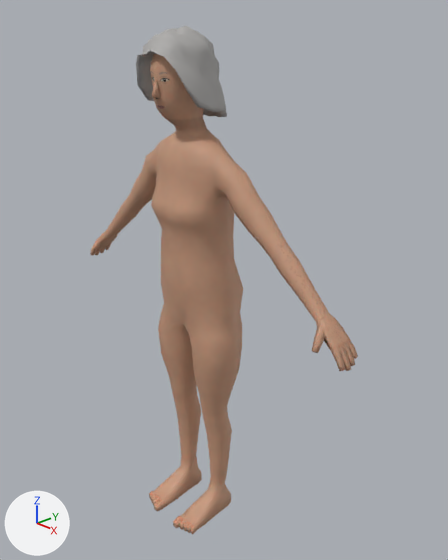
Renders of the Blender file assets/models/human_elder_female/human_elder_female.blend from each side of a commit.
Rendered twice from a 50 mm lens placed at (1.37, -1.18, 1.597), pointed at (0.047, 0.062, 0.848). The axes (+X, +Y, +Z) are drawn at lower left. The lights are the same throughout. The first picture is the older version.

The first picture shows 'Body', 'Hair_curly_grey'.
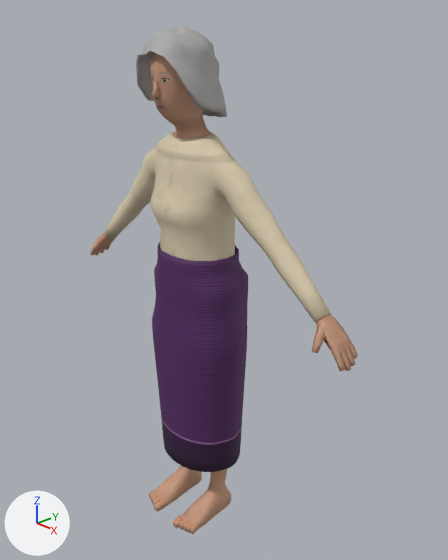
Diff of the bpy script that builds the scene:
```diff
--- a/assets/models/human_elder_female/human_elder_female.blend.py
+++ b/assets/models/human_elder_female/human_elder_female.blend.py
@@ img_sin_purple_roughness_png @@
+img_sin_purple_roughness_png = load_image('sin_purple_Roughness.png', '../clothes_tex/sin_purple_Roughness.png', 512, 512, 'Non-Color')
@@ img_sin_purple_normal_png @@
+img_sin_purple_normal_png = load_image('sin_purple_Normal.png', '../clothes_tex/sin_purple_Normal.png', 512, 512, 'Non-Color')
@@ img_sin_purple_color_png @@
+img_sin_purple_color_png = load_image('sin_purple_Color.png', '../clothes_tex/sin_purple_Color.png', 512, 512, 'sRGB')
@@ img_human_elder_female_blouse_sin_color_png @@
+img_human_elder_female_blouse_sin_color_png = load_image('human_elder_female_blouse_sin_Color.png', 'human_elder_female_blouse_sin_Color.png', 1024, 1024, 'sRGB')
@@ img_human_elder_female_blouse_sin_roughness_png @@
+img_human_elder_female_blouse_sin_roughness_png = load_image('human_elder_female_blouse_sin_Roughness.png', 'human_elder_female_blouse_sin_Roughness.png', 1024, 1024, 'Non-Color')
@@ img_human_elder_female_blouse_sin_normal_png @@
+img_human_elder_female_blouse_sin_normal_png = load_image('human_elder_female_blouse_sin_Normal.png', 'human_elder_female_blouse_sin_Normal.png', 1024, 1024, 'Non-Color')
@@ mat_cloth_sin_purple @@
+mat_cloth_sin_purple = bpy.data.materials.new('Cloth_sin_purple')
+# uses the picture img_sin_purple_color_png
+# uses the picture img_sin_purple_normal_png
+# uses the picture img_sin_purple_roughness_png
@@ mat_cloth_elder_female_blouse_sin @@
+mat_cloth_elder_female_blouse_sin = bpy.data.materials.new('Cloth_elder_female_blouse_sin')
+# uses the picture img_human_elder_female_blouse_sin_color_png
+# uses the picture img_human_elder_female_blouse_sin_normal_png
+# uses the picture img_human_elder_female_blouse_sin_roughness_png
@@ me_cloth_blouse_sin_sin @@
+me_cloth_blouse_sin_sin.from_pydata(...)  # 1722 vertices, 1680 faces; spans x -0.175..0.175, y -0.125..0.136, z 0.219..0.962
+me_cloth_blouse_sin_sin.polygons.foreach_set('use_smooth', [True] * 1680)
+me_cloth_blouse_sin_sin.materials.append(mat_cloth_sin_purple)
@@ me_cloth_blouse_sin @@
+me_cloth_blouse_sin.from_pydata(...)  # 420 vertices, 396 faces; spans x -0.502..0.502, y -0.125..0.128, z 0.828..1.311
+me_cloth_blouse_sin.polygons.foreach_set('use_smooth', [True] * 396)
+me_cloth_blouse_sin.materials.append(mat_cloth_elder_female_blouse_sin)
@@ ob_cloth_blouse_sin_sin @@
+ob_cloth_blouse_sin_sin = bpy.data.objects.new('Cloth_blouse_sin_sin', me_cloth_blouse_sin_sin)
+ob_cloth_blouse_sin_sin.location = (0.0, 0.0, 0.0)
@@ ob_cloth_blouse_sin @@
+ob_cloth_blouse_sin = bpy.data.objects.new('Cloth_blouse_sin', me_cloth_blouse_sin)
+ob_cloth_blouse_sin.location = (0.0, 0.0, 0.0)
```

Boxes [x1, y1, x2, y2] around the edits, measured in the pictures (448 x 560 px):
'Cloth_blouse_sin_sin', added (purple): after [152, 242, 248, 472]
'Cloth_blouse_sin', added (beige): after [105, 131, 331, 323]
'Body', unchanged, covered by the edit: [90, 54, 358, 534] in both
